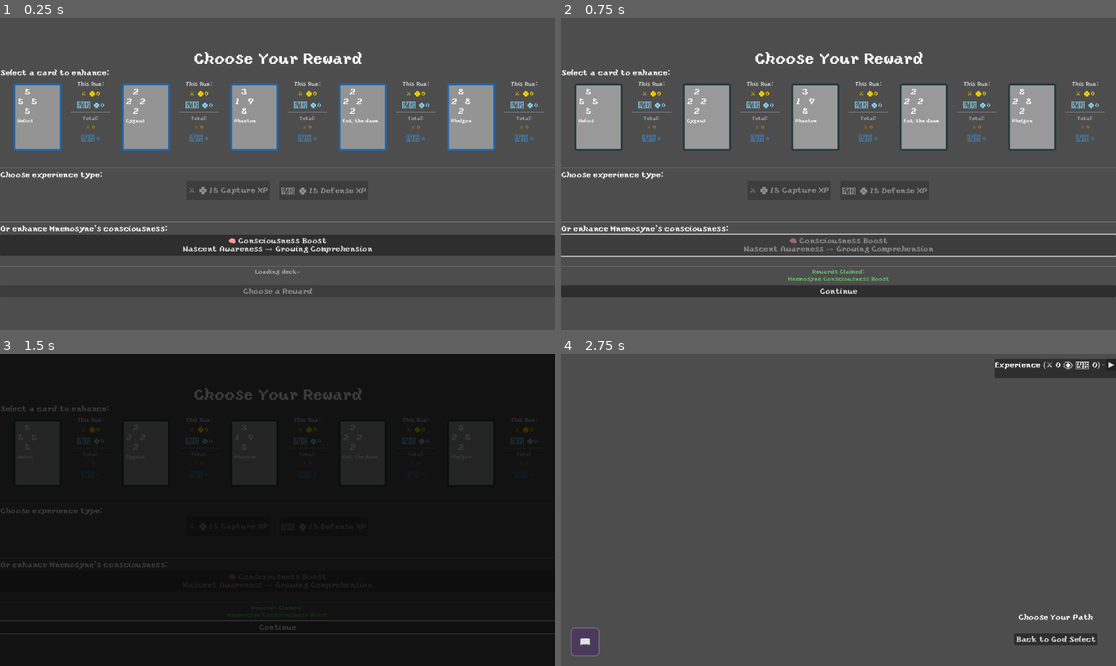
Above: before the commit, frames 1-4 (two rows, left to right).
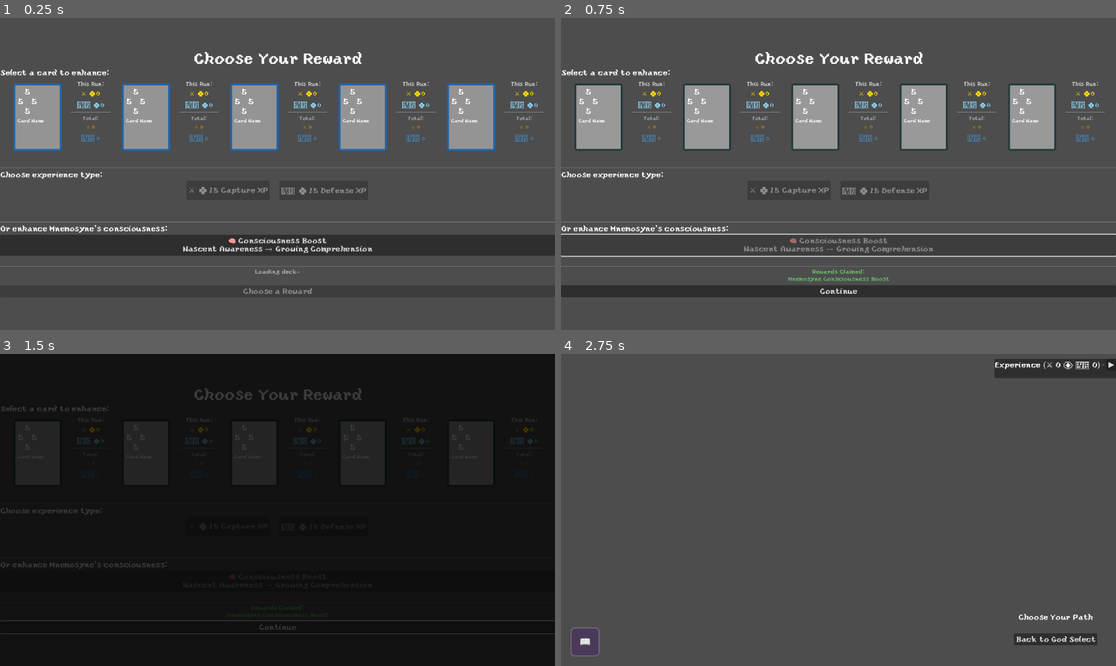
Above: after the commit, the same moments.

Repository: leslieharding/Mnemosyne
Game: Godot game, scene res://Scenes/RewardScreen.tscn
The game is run twice, just before and just after one commit, with the same random seed, the same clock (stepped at 60 frames per second) and the same inputs. This scene is started directly instead of the project's main scene.
Inputs (mouse positions are in pixels of both pictures, inside the frame that each line leads up to):
- Up to frame 1 (0.25 s): no input
- Up to frame 2 (0.75 s): click "🧠 Consciousness Boost Nascent…" at 0.5 s
- Up to frame 3 (1.5 s): click "Continue" at 1.25 s
- Up to frame 4 (2.75 s): tap Enter (ui_accept) at 2, 2.27 s; move the mouse to (960, 494) at 2.02 s; hold Right (ui_right) from 2.03 s (still down); click (960, 494) at 2.17 s

The runs differ from the first frame. In frame 1, 0.3% of the frame differs, in the area x 3-86%, y 22-34%; in frame 2, 0.3%; in frame 3, less than 0.1%; in frame 4, nothing differs.
Error before the commit: Invalid access to property or key 'nodes' on a base object of type 'Nil'. (res://Scripts/run_map.gd:106)
Error after the commit: Attempt to call function 'get_node_or_null' in base 'null instance' on a null instance. (res://Scripts/card_level_helper.gd:9)

Commit message:
trying to implement card levels

Diff:
--- a/Resources/card_resource.gd
+++ b/Resources/card_resource.gd
@@ -2,38 +2,60 @@
 class_name CardResource
 extends Resource
 
+# Inner class for level data (no class_name declaration)
+class LevelData extends Resource:
+	@export var level: int = 1
+	@export var values: Array[int] = [1, 1, 1, 1]  # [Up, Right, Down, Left]
+	@export var abilities: Array[CardAbility] = []
+	@export_multiline var description: String = ""  # Level-specific description if needed
+
+# Main CardResource fields
 @export var card_name: String
 @export var card_texture: Texture2D
+
+# Legacy fields (for backward compatibility)
 @export var values: Array[int] = [1, 1, 1, 1]  # [Up, Right, Down, Left]
 @export_multiline var description: String = ""
 @export var abilities: Array[CardAbility] = []
 
-# Get abilities available at a specific level
-func get_available_abilities(level: int) -> Array[CardAbility]:
-	var available: Array[CardAbility] = []
-	for ability in abilities:
-		if ability.unlock_level <= level:
-			available.append(ability)
-	return available
+# NEW: Level progression data
+@export var level_data: Array[LevelData] = []
+@export var uses_level_progression: bool = false
 
-# Check if card has any abilities of a specific trigger type
-func has_ability_type(trigger_type: CardAbility.TriggerType, level: int = 999) -> bool:
-	var available_abilities = get_available_abilities(level)
-	for ability in available_abilities:
-		if ability.trigger_condition == trigger_type:
-			return true
-	return false
+# Get data for specific level
+func get_level_data(level: int) -> LevelData:
+	if not uses_level_progression or level_data.is_empty():
+		# Fallback to legacy data
+		var fallback = LevelData.new()
+		fallback.level = level
+		fallback.values = values.duplicate()
+		fallback.abilities = abilities.duplicate()
+		fallback.description = description
+		return fallback
 
-# Execute all abilities of a specific trigger type
-func execute_abilities(trigger_type: CardAbility.TriggerType, context: Dictionary, level: int = 999) -> Array[bool]:
-	var results: Array[bool] = []
-	var available_abilities = get_available_abilities(level)
+	# Find exact level match
+	for data in level_data:
+		if data.level == level:
+			return data
 
-	for ability in available_abilities:
-		if ability.trigger_condition == trigger_type:
-			var success = ability.execute(context)
-			results.append(success)
-			if success:
-				print("Executed ability: ", ability.ability_name)
+	# If no exact match, return highest available level <= requested level
+	var best_match: LevelData = null
+	for data in level_data:
+		if data.level <= level:
+			if not best_match or data.level > best_match.level:
+				best_match = data
 
-	return results
+	return best_match if best_match else level_data[0]
+
+# Convenience methods
+func get_effective_values(level: int) -> Array[int]:
+	return get_level_data(level).values.duplicate()
+
+func get_effective_abilities(level: int) -> Array[CardAbility]:
+	return get_level_data(level).abilities.duplicate()
+
+func get_effective_description(level: int) -> String:
+	var level_desc = get_level_data(level).description
+	return level_desc if level_desc != "" else description
+
+# ... rest of existing methods stay the same ...
--- /dev/null
+++ b/Resources/mneomsyne_memory_helper.gd
@@ -0,0 +1,20 @@
+# Helper script to auto-generate uniform Mnemosyne progression
+class_name MnemosyneLevelHelper
+
+static func create_uniform_progression(base_stats: Array[int], max_level: int = 10) -> Array[CardResource.LevelData]:
+	var progression: Array[CardResource.LevelData] = []
+
+	for level in range(1, max_level + 1):
+		var level_data = CardResource.LevelData.new()
+		level_data.level = level
+		level_data.values = [
+			base_stats[0] + (level - 1),
+			base_stats[1] + (level - 1),
+			base_stats[2] + (level - 1),
+			base_stats[3] + (level - 1)
+		]
+		level_data.abilities = []  # No abilities for basic progression
+		level_data.description = ""  # Use base description
+		progression.append(level_data)
+
+	return progression
--- a/Scripts/card_display.gd
+++ b/Scripts/card_display.gd
@@ -16,6 +16,9 @@
 # Card data and state
 var card_data: CardResource
 var is_selected: bool = false
+var card_level: int = 1
+var god_name: String = ""
+var card_index: int = -1
 
 # Selection styles
 var selected_style: StyleBoxFlat
@@ -54,35 +57,29 @@
 
 
 
-# Set up the card display with card data
-func setup(card: CardResource):
-	if not card:
-		print("CardDisplay: Warning - no card data provided")
-		return
-
+func setup(card: CardResource, level: int = 1, god: String = "", index: int = -1):
 	card_data = card
-
-	# Wait for @onready variables to be initialized
-	if not north_power:
-		await ready
-
-	# Update display elements
+	card_level = level
+	god_name = god
+	card_index = index
 	update_display()
 
-# Update all display elements with current card data
 func update_display():
 	if not card_data:
 		return
 
-	# Update power values
+	# Get effective stats for current level
+	var effective_values = card_data.get_effective_values(card_level)
+
+	# Update power values with effective stats
 	if north_power:
-		north_power.text = str(card_data.values[0])
+		north_power.text = str(effective_values[0])
 	if east_power:
-		east_power.text = str(card_data.values[1])
+		east_power.text = str(effective_values[1])
 	if south_power:
-		south_power.text = str(card_data.values[2])
+		south_power.text = str(effective_values[2])
 	if west_power:
-		west_power.text = str(card_data.values[3])
+		west_power.text = str(effective_values[3])
 
 	# Update card name
 	if card_name_label:
--- a/Scripts/card_hand.gd
+++ b/Scripts/card_hand.gd
@@ -8,8 +8,8 @@
 var selected_card: CardDisplay = null
 var selected_index: int = -1
 
-# Configure the hand with cards
-func setup_hand(card_resources: Array[CardResource]):
+# Modified setup_hand method
+func setup_hand(card_resources: Array[CardResource], god_name: String = "", deck_indices: Array[int] = []):
 	# Clear any existing cards
 	for child in get_children():
 		child.queue_free()
@@ -22,7 +22,12 @@
 	for i in range(card_resources.size()):
 		var card_display = preload("res://Scenes/CardDisplay.tscn").instantiate()
 		add_child(card_display)
-		card_display.setup(card_resources[i])
+
+		# Get current level for this card
+		var card_index = deck_indices[i] if i < deck_indices.size() else i
+		var current_level = CardLevelHelper.get_card_current_level(card_index, god_name)
+
+		card_display.setup(card_resources[i], current_level, god_name, card_index)
 		cards.append(card_display)
 
 # Handle card selection
--- /dev/null
+++ b/Scripts/card_level_helper.gd
@@ -0,0 +1,22 @@
+class_name CardLevelHelper
+
+static func get_card_current_level(card_index: int, god_name: String) -> int:
+	# Special case for Mnemosyne - use consciousness level
+	if god_name == "Mnemosyne":
+		return get_mnemosyne_card_level()
+
+	# Regular god cards - use experience-based level
+	var global_tracker = Engine.get_singleton("SceneTree").get_node_or_null("/root/GlobalProgressTrackerAutoload")
+	if not global_tracker:
+		return 1
+
+	var exp_data = global_tracker.get_card_total_experience(god_name, card_index)
+	var total_exp = exp_data["capture_exp"] + exp_data["defense_exp"]
+	return ExperienceHelpers.calculate_level(total_exp)
+
+static func get_mnemosyne_card_level() -> int:
+	var memory_manager = Engine.get_singleton("SceneTree").get_node_or_null("/root/MemoryJournalManagerAutoload")
+	if memory_manager:
+		var mnemosyne_data = memory_manager.get_mnemosyne_memory()
+		return mnemosyne_data.get("consciousness_level", 1)
+	return 1
--- a/Scripts/reward_screen.gd
+++ b/Scripts/reward_screen.gd
@@ -105,7 +105,7 @@
 			print("Card ", i, ": NULL")
 
 	# Create card displays synchronously
-	create_card_displays_sync()
+	create_card_displays_sync(god_name)
 
 	# Update Mnemosyne button with current level info
 	update_mnemosyne_button_text()
@@ -293,12 +293,12 @@
 	print("Loaded deck with ", current_deck.size(), " cards")
 
 	# Create card displays with safer autoload access
-	await create_card_displays_sync()
+	await create_card_displays_sync(god_name)
 
 	# Update Mnemosyne button with current level info
 	update_mnemosyne_button_text()
 
-func create_card_displays_sync():
+func create_card_displays_sync(god_name: String):
 	print("=== CREATING CARD DISPLAYS ===")
 
 	# Safety check
@@ -368,7 +368,8 @@
 		card_wrapper.add_child(card_display)
 
 		# Setup the card immediately (no await)
-		card_display.setup(card)
+		var current_level = CardLevelHelper.get_card_current_level(card_index, god_name)
+		card_display.setup(card, current_level, god_name, card_index)
 
 		# Center the card within its wrapper
 		card_display.position = Vector2(5, 5)
Not shown, added: Resources/mneomsyne_memory_helper.gd.uid
Not shown, added: Scripts/card_level_helper.gd.uid
